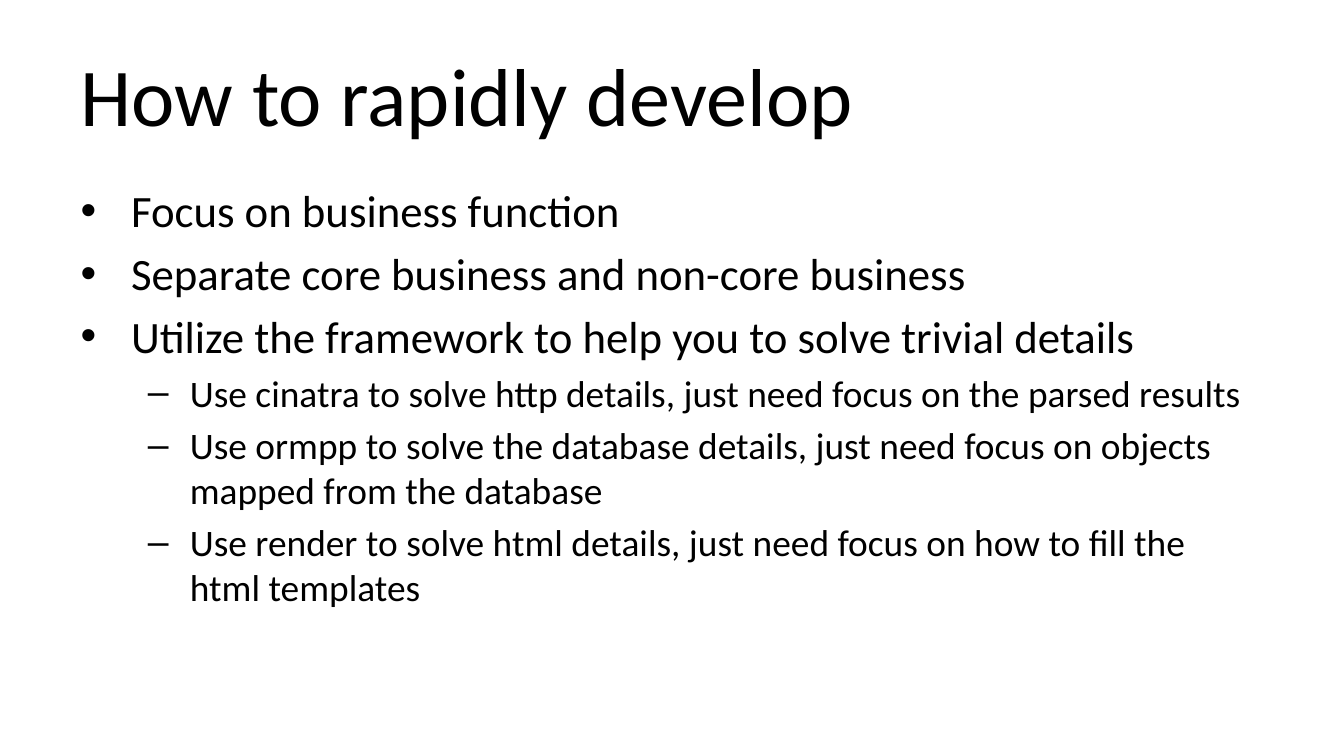
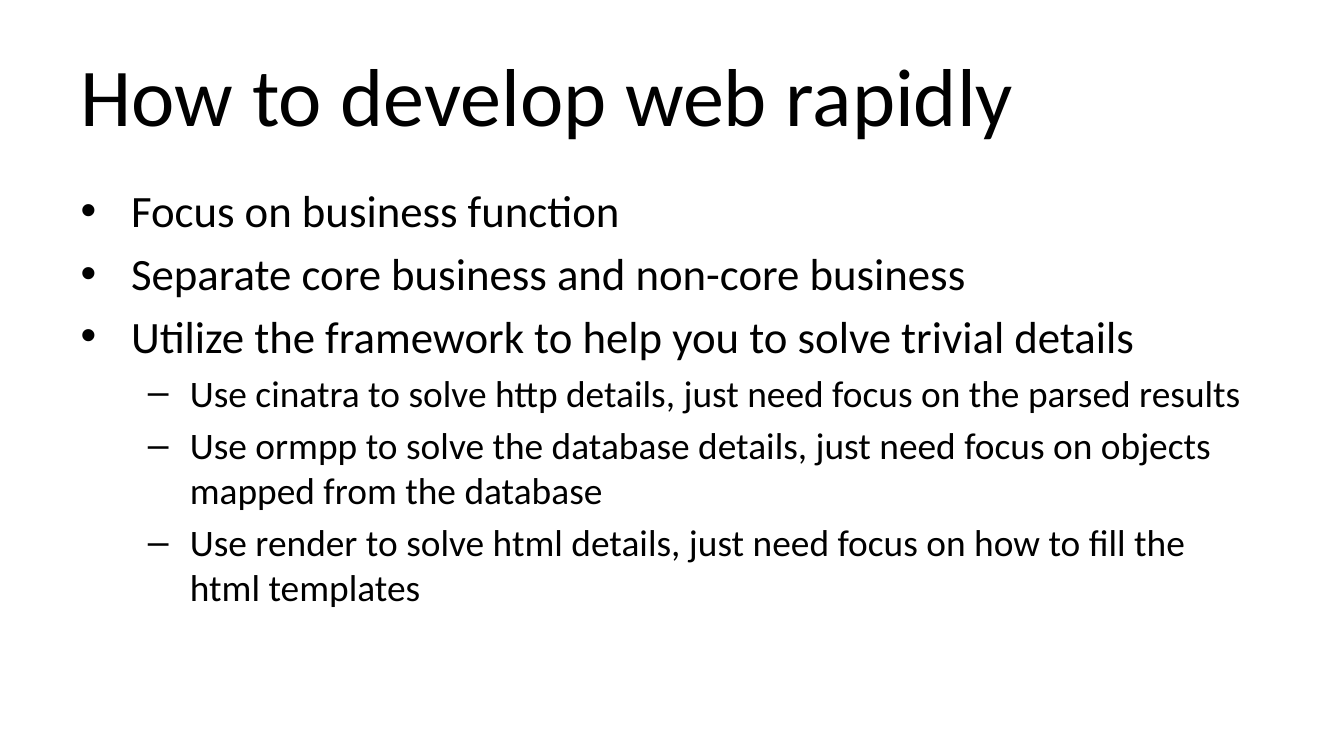
Before and after one commit to qicosmos/cppcon2018, a slide deck: slide 64 of cppcon2018.pptx. Drawn at 1344x756 pixels with LibreOffice and Linux fonts; fonts in the diff are those of the drawing. Boxes give left, top, right and bottom in pixels: in the first picture for what was removed or moved away, otherwise in the second. Text is boxed around its words. In the diff, an @@ line names an element or a change of style, - is before the commit and + after.

```diff
--- a/cppcon2018.pptx
+++ b/cppcon2018.pptx
@@ title at bbox=[81, 69, 1013, 140]: text changed @@
-How to rapidly develop
+How to develop web rapidly
```
Also in this commit, not shown: 6 other slides changed.
